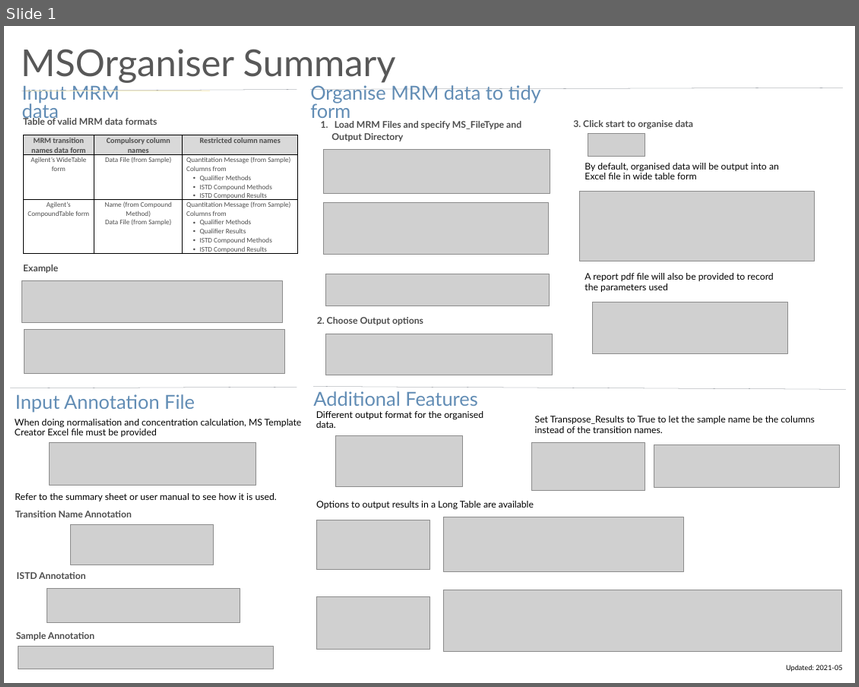
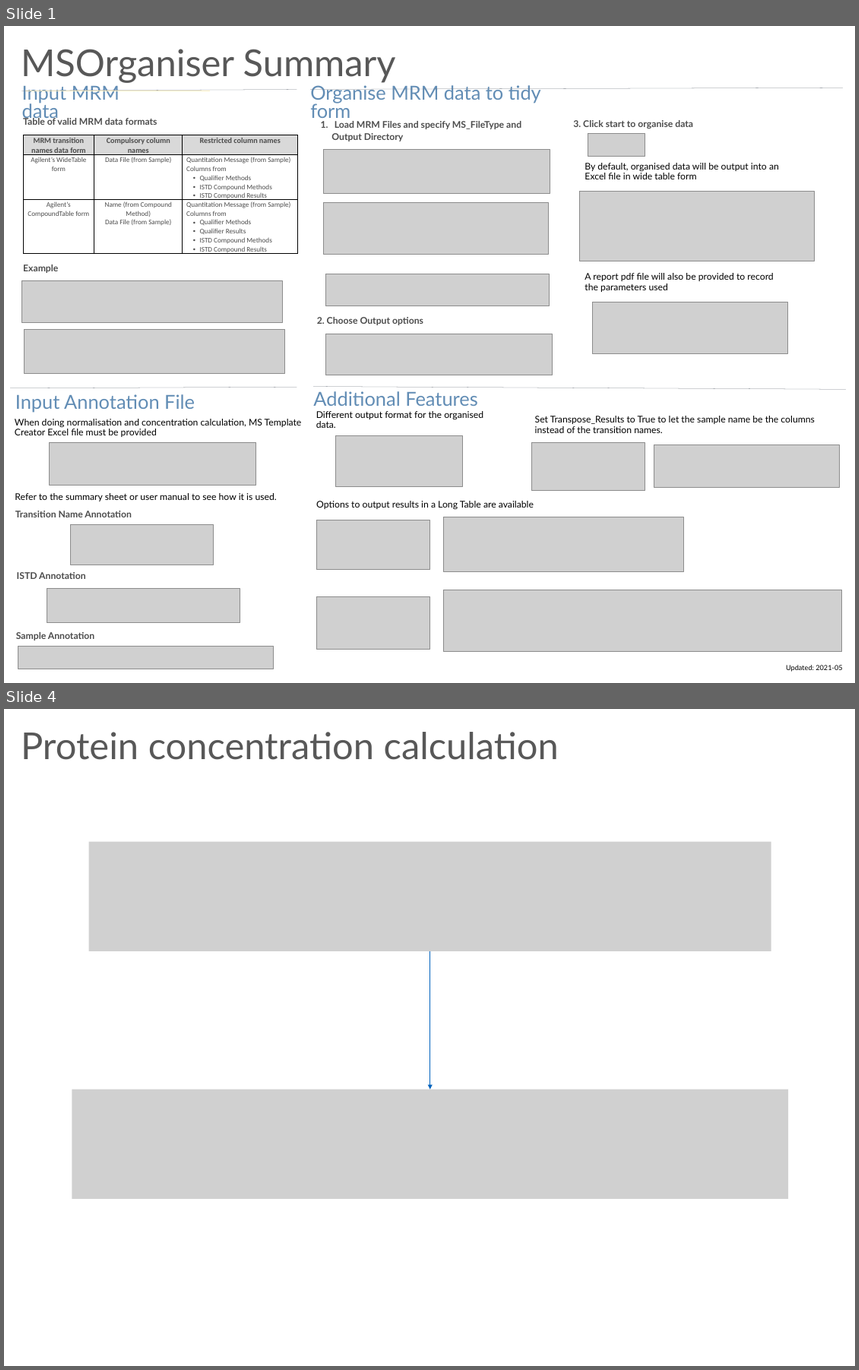
Before and after one commit to SLINGhub/MSOrganiser, a slide deck: docs/MSOrganiser_Summary.pptx. Shown one above the other, each under a label of ours: slide 1 before the commit, slides 1 and 4 after it; the slides between them are not shown. The pictures are 859x687 and 859x1370 pixels, drawn with LibreOffice and Linux fonts; fonts in the diff are those of the drawing; grey boxes stand for pictures. Boxes give left, top, right and bottom in pixels: in the first picture for what was removed or moved away, otherwise in the second. Text is boxed around its words. In the diff, an @@ line names an element or a change of style, - is before the commit and + after.

Commit message:
Update slides on how to do protein and cell number concentration calculation.

```diff
--- a/docs/MSOrganiser_Summary.pptx
+++ b/docs/MSOrganiser_Summary.pptx
@@ slide 4 added at [4,709,855,1366], background #FFFFFF @@
@@ title added at [21,732,559,760], 48 pt, text #585858 @@
+Protein concentration calculation
@@ picture added at [88,841,771,951] @@
@@ arrow added from (430, 951) to (430, 1090), #0063BF 0.75 pt @@
@@ picture added at [72,1090,788,1199] @@
```
Also in this commit, not shown: 1 slide changed, 6 other slides added.
